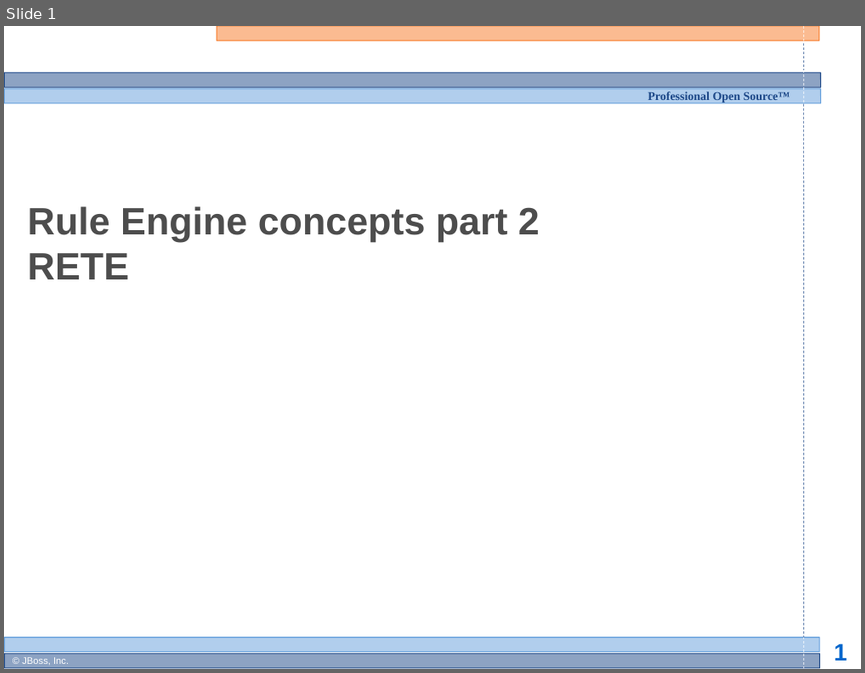
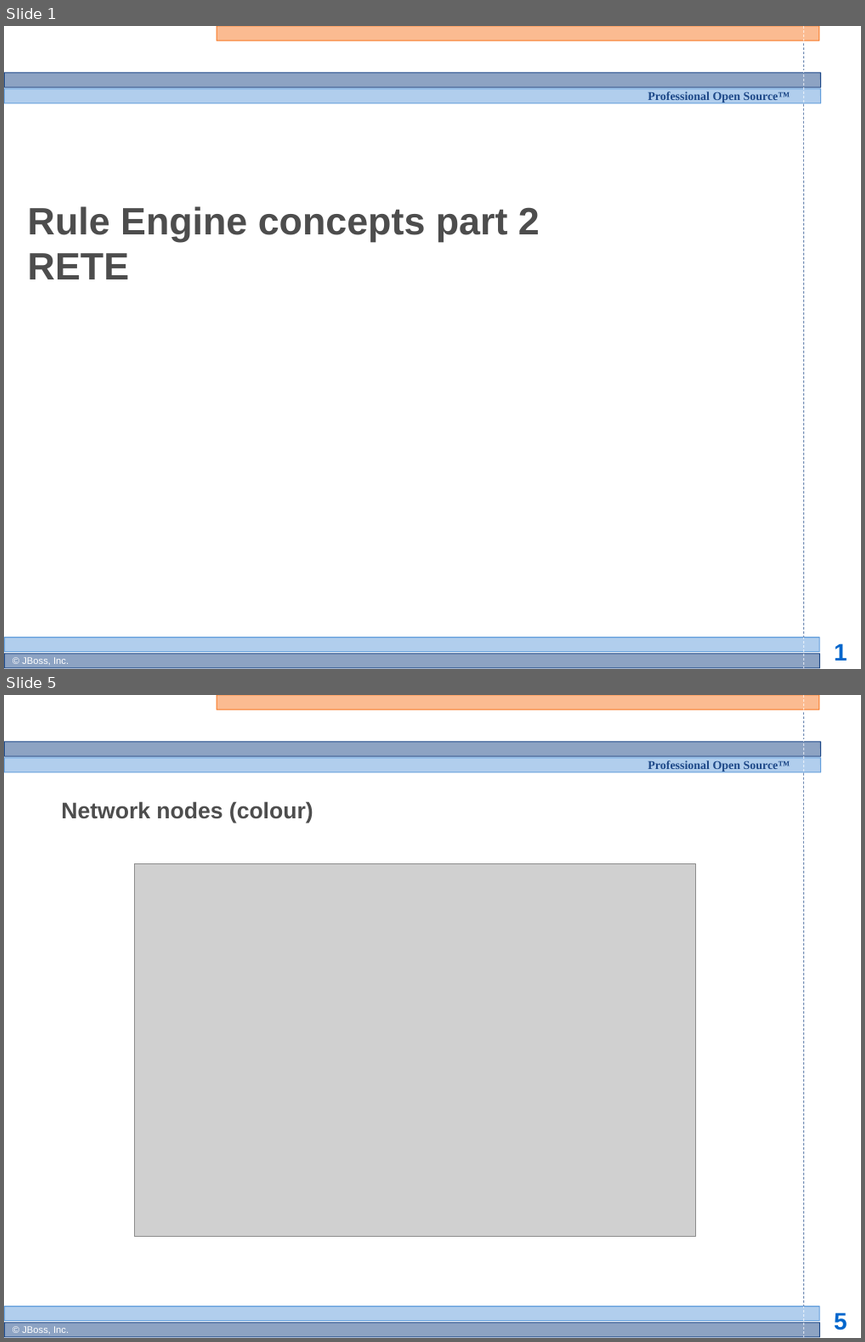
Before and after one commit to bobmcwhirter/drools, a slide deck: documentation/training/developers-course/Module 4 - Rule Engine Concepts 2.odp. Shown one above the other, each under a label of ours: slide 1 before the commit, slides 1 and 5 after it; the slides between them are not shown. The pictures are 865x673 and 865x1342 pixels, drawn with LibreOffice and Linux fonts; fonts in the diff are those of the drawing; grey boxes stand for pictures; background and template pictures are left out. Boxes give left, top, right and bottom in pixels: in the first picture for what was removed or moved away, otherwise in the second. Text is boxed around its words. In the diff, an @@ line names an element or a change of style, - is before the commit and + after.

```diff
--- a/documentation/training/developers-course/Module 4 - Rule Engine Concepts 2.odp
+++ b/documentation/training/developers-course/Module 4 - Rule Engine Concepts 2.odp
@@ slide 5 added at box(4, 695, 861, 1338), background #FFFFFF; not listed: 13 template elements that a slide beside it also shows @@
@@ title added at box(61, 801, 313, 823), 19 pt, text #4D4D4D, bold @@
+Network nodes (colour)
@@ picture added at box(135, 864, 695, 1236) @@
```
Also in this commit, not shown: 3 other slides added, 1 slide removed.
